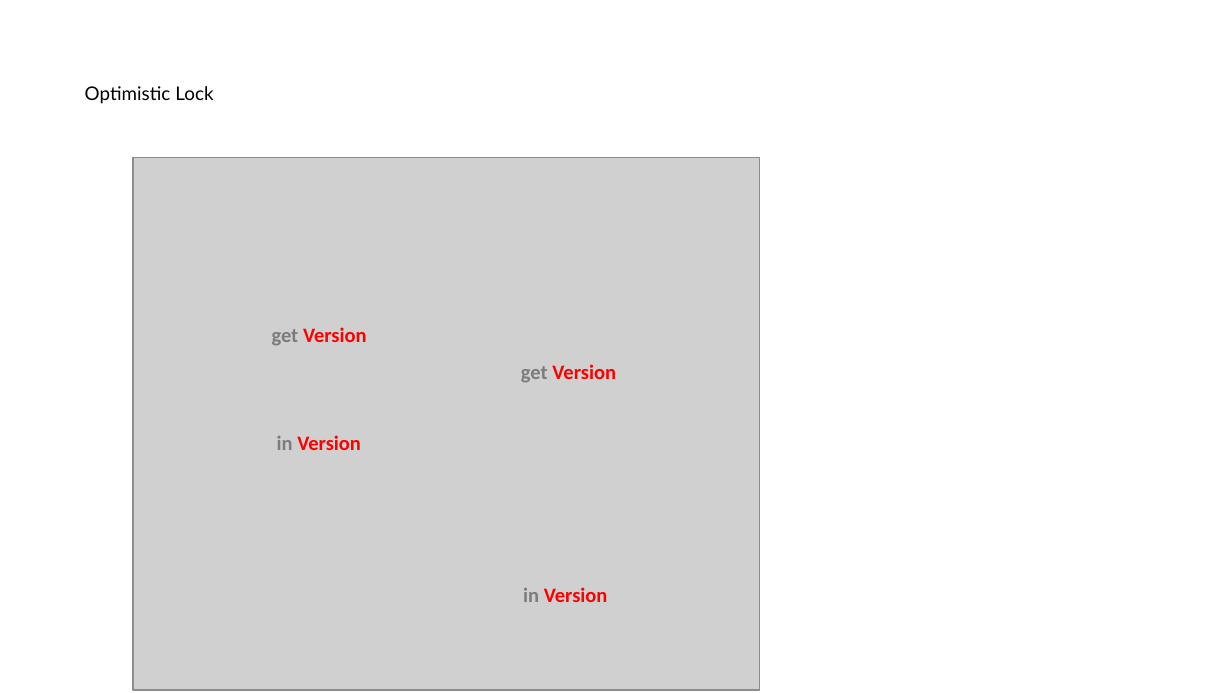
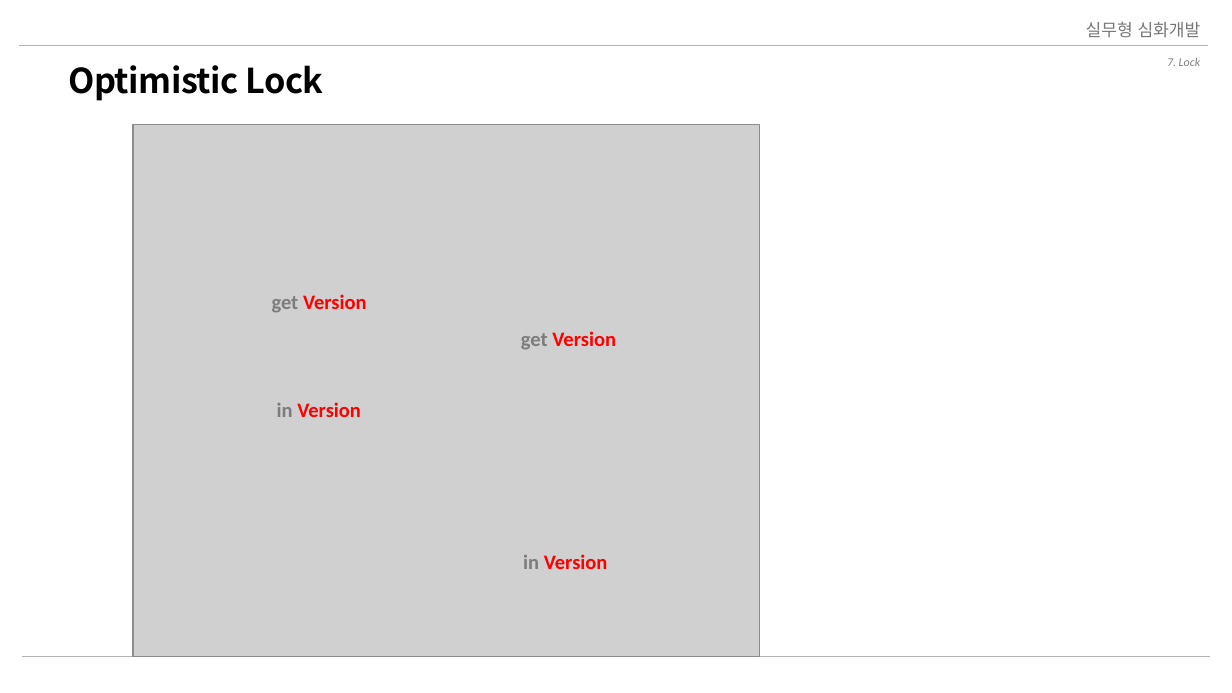
Before and after one commit to nayasis/fastcampus-webflux-coroutine, a slide deck: slide 17 of 99.ppt/Ch5. 실무형 심화개발.pptx (slide 20 before the commit). Drawn at 1232x693 pixels with LibreOffice and Linux fonts; fonts in the diff are those of the drawing; grey boxes stand for pictures; background and template pictures are left out. Boxes give left, top, right and bottom in pixels: in the first picture for what was removed or moved away, otherwise in the second. Text is boxed around its words. In the diff, an @@ line names an element or a change of style, - is before the commit and + after.

```diff
--- a/99.ppt/Ch5. 실무형 심화개발.pptx
+++ b/99.ppt/Ch5. 실무형 심화개발.pptx
@@ text added at (1086, 22, 1201, 37), 10 pt, text #797979 @@
+실무형 심화개발
@@ line added from (20, 46) to (1207, 46), #B3B3B3 0.5 pt @@
@@ title "Optimistic Lock": place and size @@
-title "Optimistic Lock" at (85, 86, 213, 104)
+title "Optimistic Lock" at (68, 65, 323, 101)
@@ title "Optimistic Lock" at (68, 65, 323, 101): size 11 to 20 pt, font Lato to Noto Sans CJK KR, letter spacing 0 to -0.3 pt, bold on; vertical alignment top to middle @@
@@ text added at (1167, 58, 1201, 66), 7 pt, text #808080, italic @@
+7. Lock
@@ 4 texts, 1 picture: place and size @@
-4 texts, 1 picture at (133, 158, 759, 690)
+4 texts, 1 picture at (133, 124, 759, 657)
@@ line added from (22, 657) to (1210, 657), #B3B3B3 0.5 pt @@
```
Also in this commit, not shown: 19 other slides changed, 4 slides removed, 2 other files.
